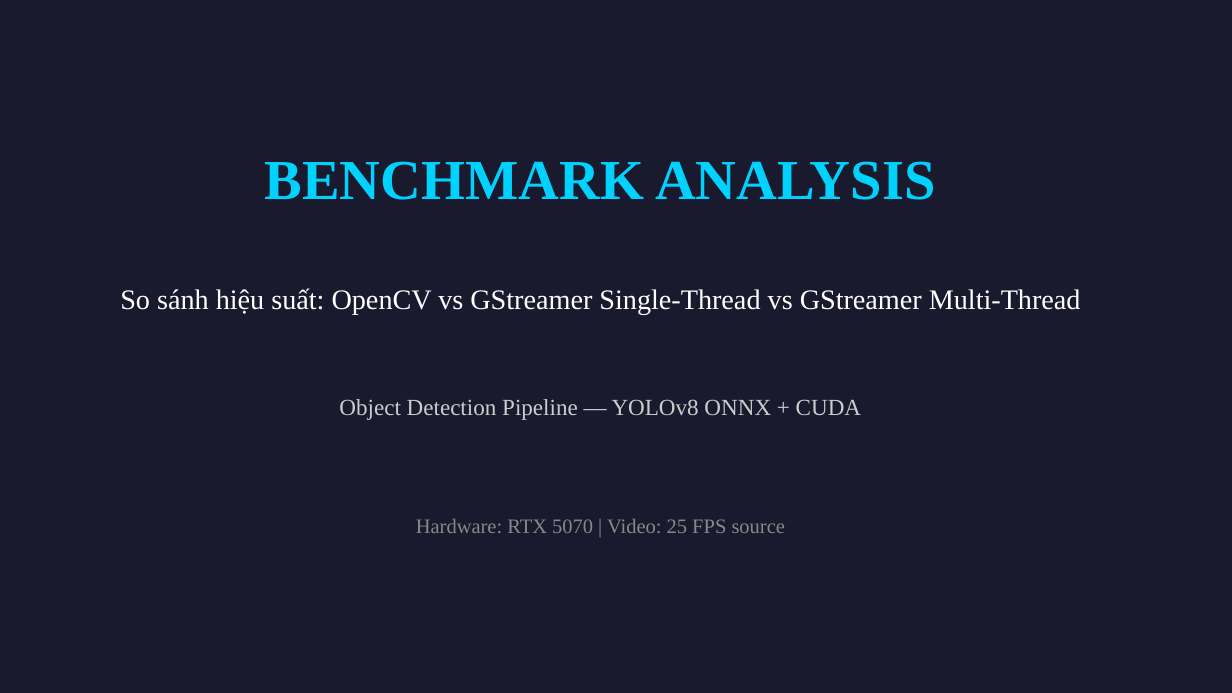
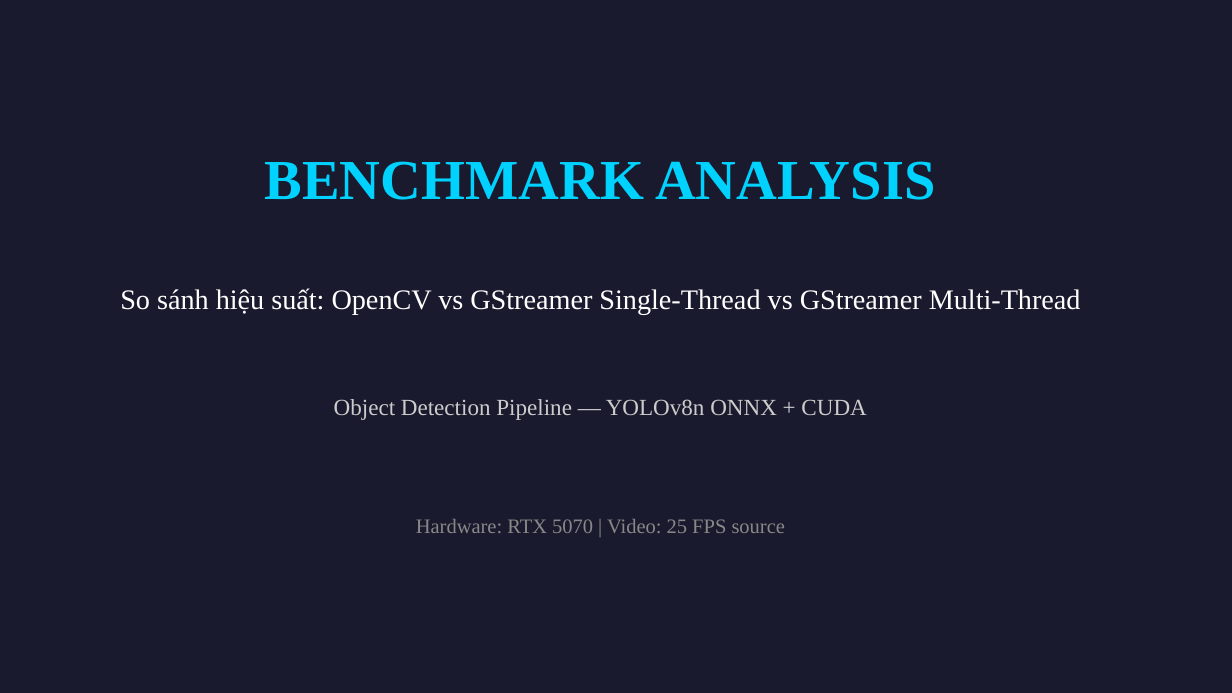
Before and after one commit to phucngongac2901/project_object_detection_benchmark, a slide deck: slide 1 of slide/Đo_luong_va_danh_gia_hieu_nang.pptx. Drawn at 1232x693 pixels with LibreOffice and Linux fonts; fonts in the diff are those of the drawing. Boxes give left, top, right and bottom in pixels: in the first picture for what was removed or moved away, otherwise in the second. Text is boxed around its words. In the diff, an @@ line names an element or a change of style, - is before the commit and + after.

```diff
--- a/slide/Đo_luong_va_danh_gia_hieu_nang.pptx
+++ b/slide/Đo_luong_va_danh_gia_hieu_nang.pptx
@@ text at (334,399,866,420): text changed @@
-Object Detection Pipeline — YOLOv8 ONNX + CUDA
+Object Detection Pipeline — YOLOv8n ONNX + CUDA
```
Also in this commit, not shown: 9 other slides changed, 1 slide added, 1 slide removed, 29 other files.
